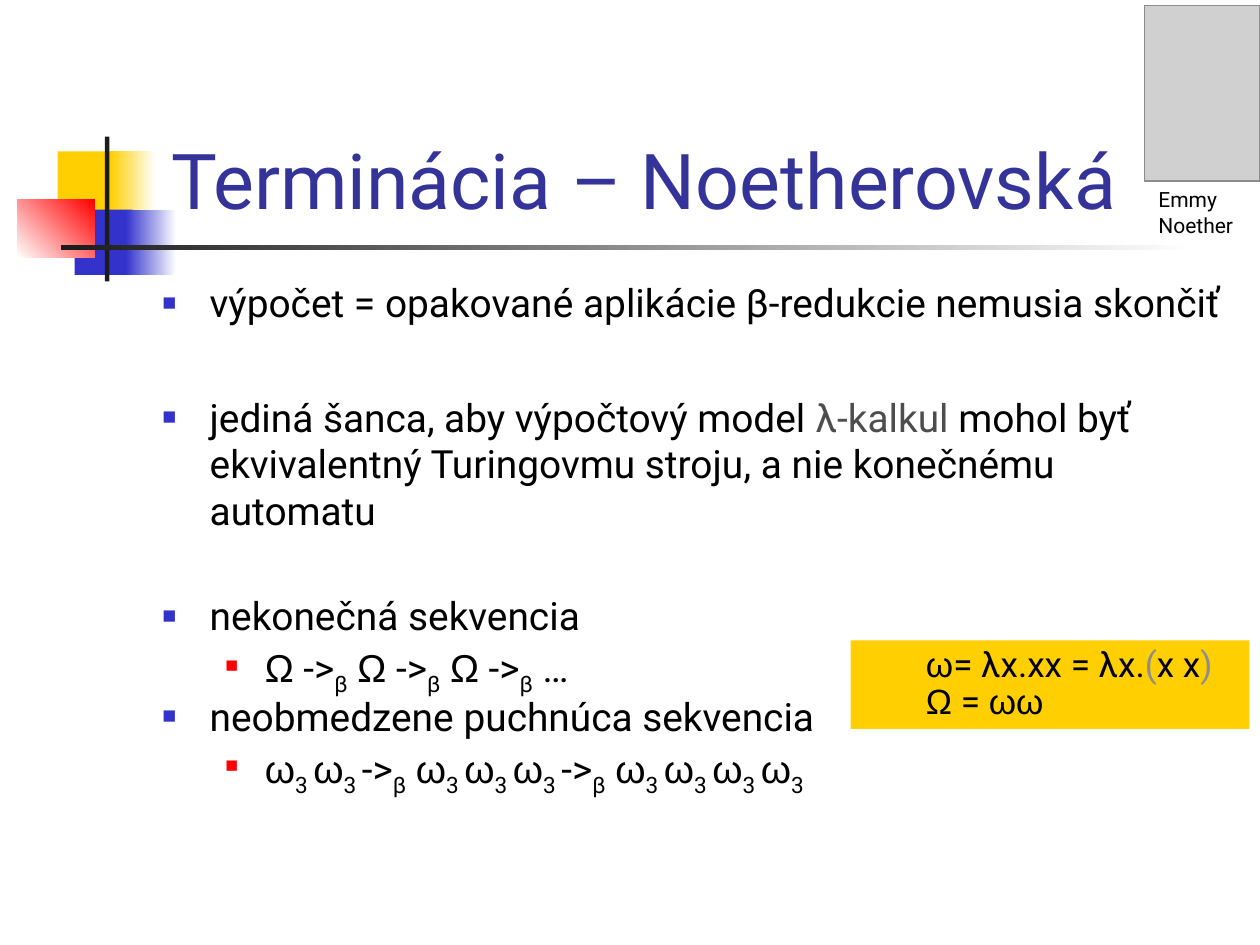
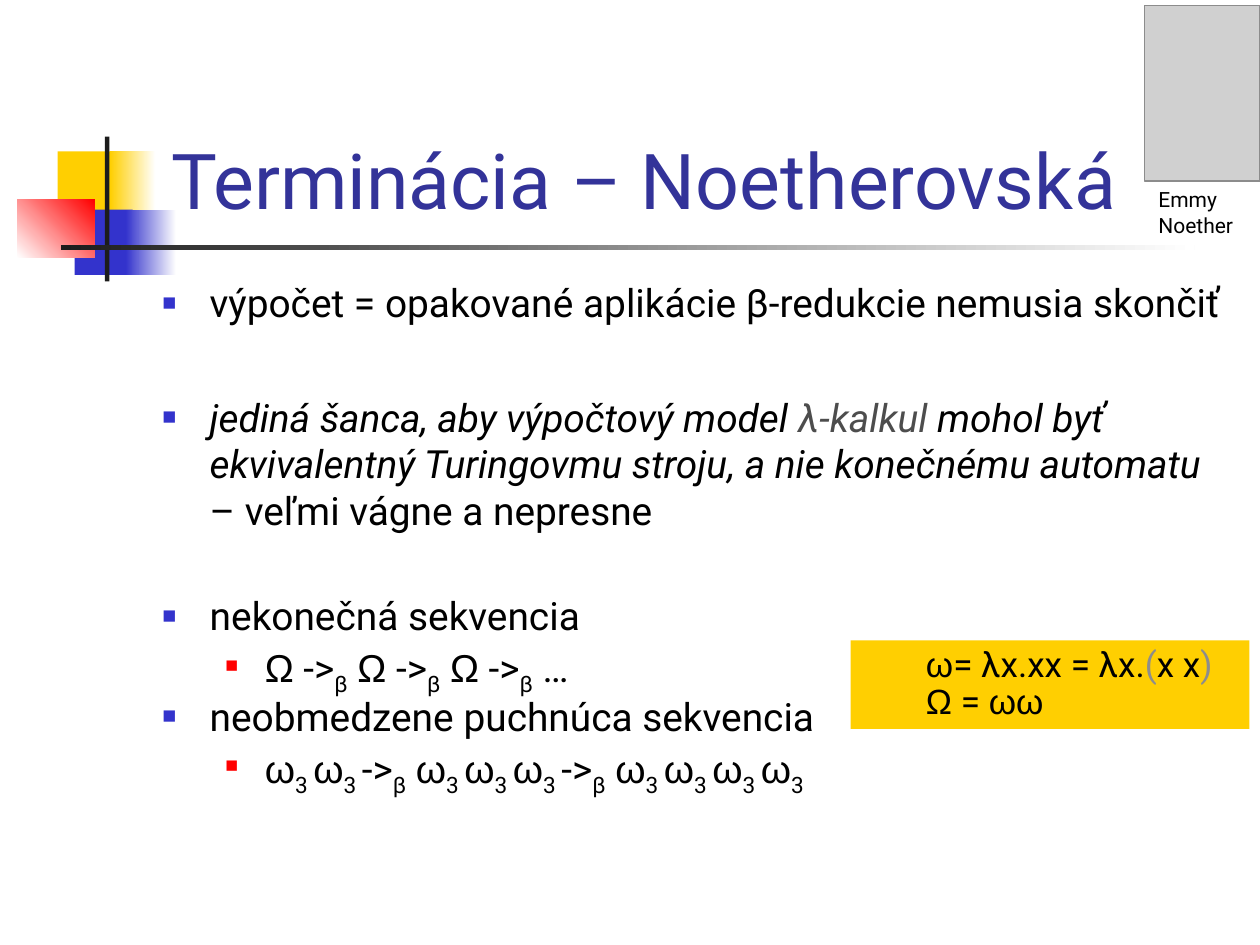
Before and after one commit to Funkcionalne/Prednasky, a slide deck: slide 3 of 06/06_fpro.ppt. Drawn at 1260x945 pixels with LibreOffice and Linux fonts; fonts in the diff are those of the drawing; grey boxes stand for pictures. Boxes give left, top, right and bottom in pixels: in the first picture for what was removed or moved away, otherwise in the second. Text is boxed around its words. In the diff, an @@ line names an element or a change of style, - is before the commit and + after.

```diff
--- a/06/06_fpro.ppt
+++ b/06/06_fpro.ppt
@@ text at <box>210,403,1201,533</box>: text changed; italic on @@
-■ jediná šanca, aby výpočtový model λ-kalkul mohol byť ekvivalentný Turingovmu stroju, a nie konečnému automatu
+■ jediná šanca, aby výpočtový model λ-kalkul mohol byť ekvivalentný Turingovmu stroju, a nie konečnému automatu – veľmi vágne a nepresne
```
Also in this commit, not shown: 8 other slides changed, 3 slides added, 1 other file.
